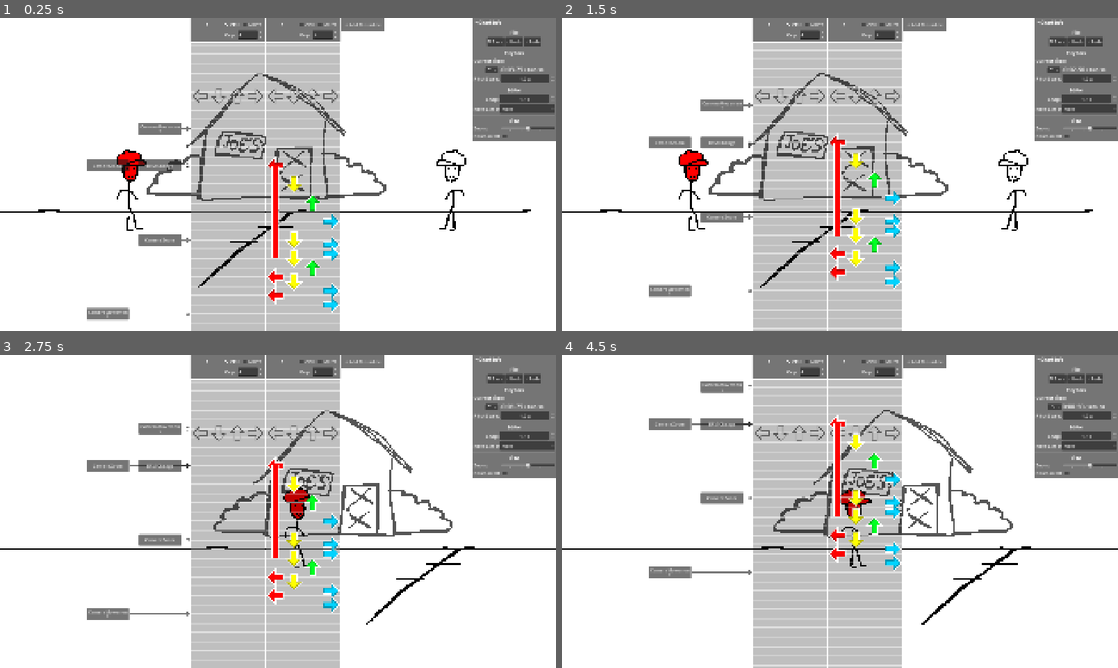
Above: before the commit, frames 1-4 (two rows, left to right).
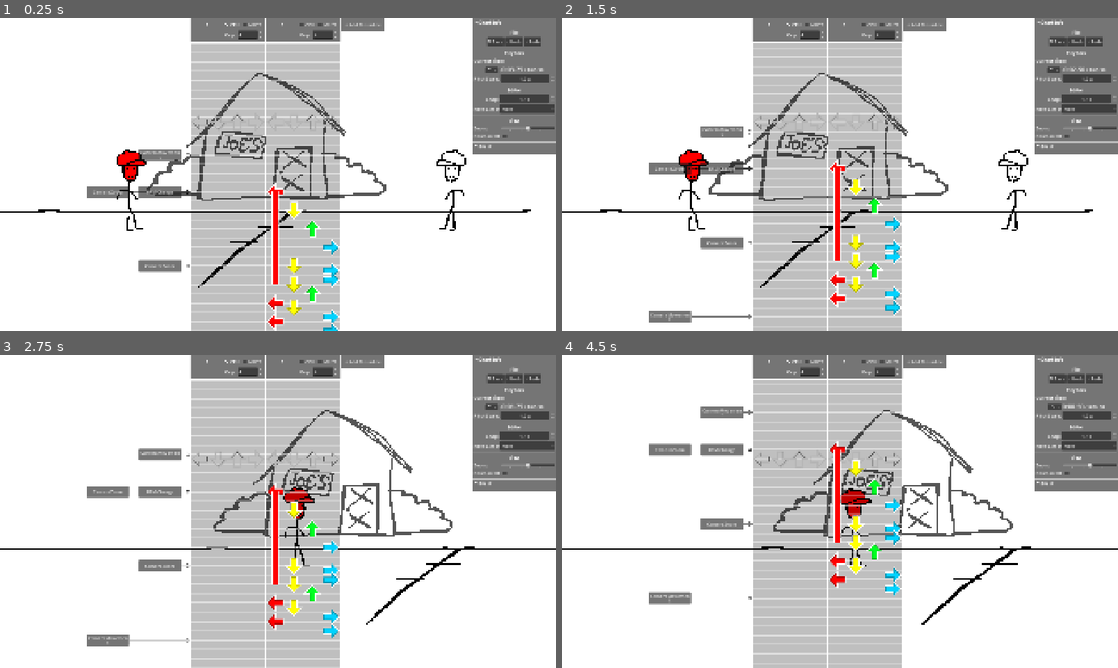
Above: after the commit, the same moments.

Repository: B3GD/b3gd
Game: Godot game, scene res://songs/test/song.tscn
Two runs of this game, one before a commit and one after it. Both use one fixed random seed, a clock stepped at 60 frames per second and the inputs below. This scene is started directly instead of the project's main scene. Sound files missing from this copy of the repository are replaced by a short silence.
Inputs:
- Up to frame 1 (0.25 s): no input
- Up to frame 2 (1.5 s): hold Up (editor_time_up) 0.53-1.28 s; hold Down (editor_time_down) from 1.28 s (still down)
- Up to frame 3 (2.75 s): release Down (editor_time_down) at 2.03 s; hold Up (editor_time_up) from 2.03 s (still down)
- Up to frame 4 (4.5 s): release Up (editor_time_up) at 3.53 s; hold Down (editor_time_down) from 3.53 s (still down)

The runs differ from the first frame. In frame 1, 9.7% of the frame differs, in the area x 15-100%, y 8-100%; in frame 2, 10%, in the area x 15-100%, y 10-100%; in frame 3, 10%; in frame 4, 10%.

Commit message:
ok there downscroll works properly in editor again

Diff:
--- a/b3gd/chart_editor/event_view_arranger.gd
+++ b/b3gd/chart_editor/event_view_arranger.gd
@@ -10,14 +10,16 @@
 @onready var chart_source = get_tree().get_first_node_in_group("ChartSource")
 @onready var scroll_zoom = %EditorScrollZoom
 @onready var downscroll_toggle = %EditorDownscroll
-@onready var strum_line_container = %StrumLineContainer
+@onready var strum_line_container = %EditorStrumLineContainer
 
 func _ready() -> void:
 	get_selection()
 	update_events()
 
 func get_selection():
+	var previous_selected = event_selected
 	event_selected = -1
+
 	for i in get_children().size():
 		var event_box = get_children()[i]
 		if event_box.get_node("Button").button_pressed:
@@ -50,9 +52,9 @@
 
 	var current_time = song_audio_player.song_progress_seconds
 	var scroll_mult = 1.0 / (scroll_zoom.value * 2.0)
-	var baseline_mult = 0.25
+	var baseline_mult = strum_line_container.timeline_present_point
+	baseline_mult = (remap(float(downscroll_toggle.button_pressed), 0, 1, 1, -1) * (baseline_mult - 0.5) + 0.5)
 	if downscroll_toggle.button_pressed:
-		baseline_mult = 0.75
 		scroll_mult *= -1.0
 
 	if strum_line_container.get_children().size() > 1:
--- a/b3gd/chart_editor/strumline_container.gd
+++ b/b3gd/chart_editor/strumline_container.gd
@@ -1,7 +1,9 @@
 extends HBoxContainer
 
+@export var timeline_present_point = 0.333
 @export var strum_line_node: PackedScene
 @onready var chart_source = get_tree().get_first_node_in_group("ChartSource")
+
 
 func _ready() -> void:
 	update_strumlines()
--- a/b3gd/chart_player/chart_player.tscn
+++ b/b3gd/chart_player/chart_player.tscn
@@ -174,7 +174,7 @@
 event_box_scene = ExtResource("14_u3uuj")
 event_lane_width = 180
 
-[node name="StrumLineContainer" type="HBoxContainer" parent="EditorTools/EditorUI/UIContainer/WorkAreaScroll/Container" unique_id=32177528]
+[node name="EditorStrumLineContainer" type="HBoxContainer" parent="EditorTools/EditorUI/UIContainer/WorkAreaScroll/Container" unique_id=32177528]
 unique_name_in_owner = true
 layout_mode = 2
 size_flags_horizontal = 4
@@ -196,6 +196,7 @@
 
 [node name="FieldScroll" type="ScrollContainer" parent="EditorTools/EditorUI/UIContainer" unique_id=242495268]
 layout_mode = 2
+focus_behavior_recursive = 2
 horizontal_scroll_mode = 0
 
 [node name="Container" type="VBoxContainer" parent="EditorTools/EditorUI/UIContainer/FieldScroll" unique_id=285842642]
@@ -409,7 +410,6 @@
 alignment = 1
 
 [node name="EventPanel" type="PanelContainer" parent="EditorTools/EditorUI/UIContainer/FieldScroll/Container" unique_id=1179675671]
-visible = false
 layout_mode = 2
 
 [node name="Margin" type="MarginContainer" parent="EditorTools/EditorUI/UIContainer/FieldScroll/Container/EventPanel" unique_id=39165862]
@@ -443,6 +443,7 @@
 layout_mode = 2
 
 [node name="TextureRect" type="TextureRect" parent="EditorTools/EditorUI" unique_id=405556981]
+modulate = Color(1, 1, 1, 0.40392157)
 light_mask = 0
 material = SubResource("CanvasItemMaterial_aqojd")
 anchors_preset = 2
--- a/b3gd/chart_player/note_renderers/control_renderer.gd
+++ b/b3gd/chart_player/note_renderers/control_renderer.gd
@@ -26,7 +26,8 @@
 	custom_minimum_size.x = (64 * note_manager.strum_lines[strum_line_idx].receptors.size())
 	#var fill_scale = size.x / custom_minimum_size.x
 	var transform_y = size.y + position.y
-	transform_y *= 0.25 + (float(downscroll) * 0.5)
+	var timeline_present_point = get_parent().get_parent().timeline_present_point
+	transform_y *= (remap(float(downscroll), 0, 1, 1, -1) * (timeline_present_point - 0.5) + 0.5)
 	transform_y -= position.y
 	draw_rect(Rect2(Vector2.ZERO, size), Color(0.0, 0.0, 0.0, 0.25))
 	draw_set_transform(
